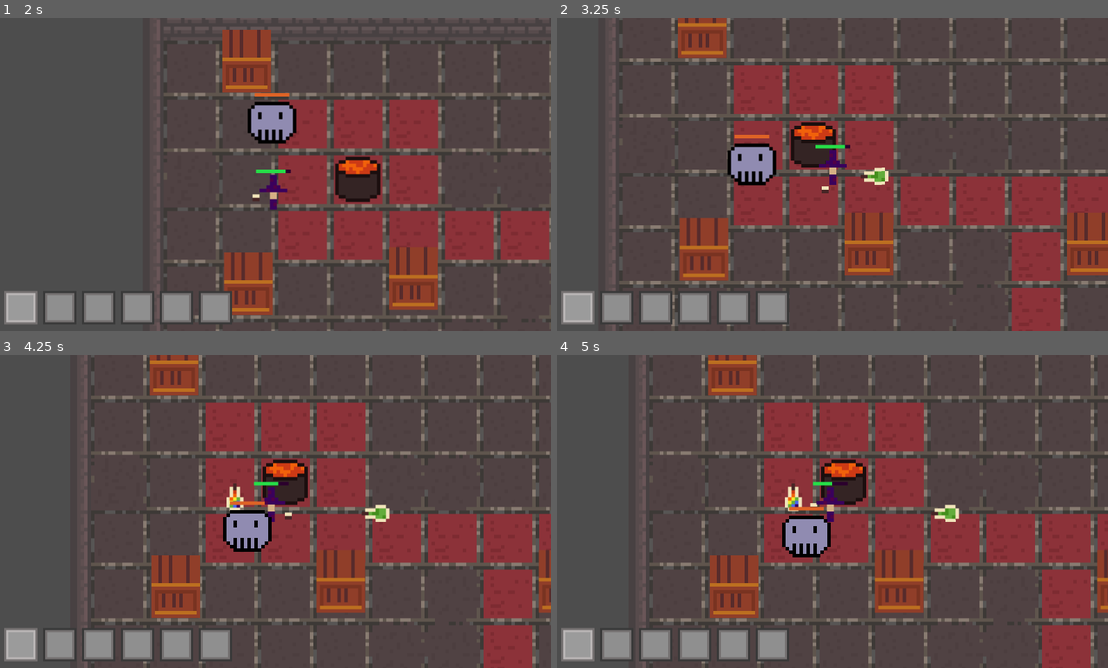
Above: before the commit, frames 1-4 (two rows, left to right).
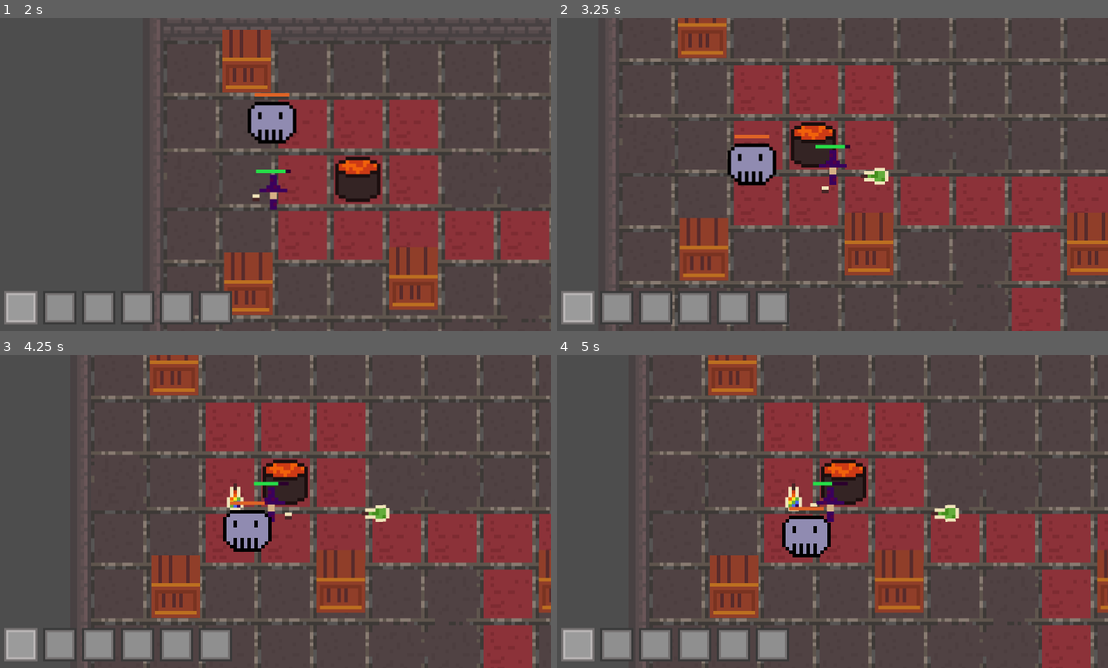
Above: after the commit, the same moments.

Repository: chluebi/ludum-dare-58
Game: Godot game, scene res://main.tscn
The game is run twice, just before and just after one commit, with the same random seed, the same clock (stepped at 60 frames per second) and the same inputs.
Inputs (mouse positions are in pixels of both pictures, inside the frame that each line leads up to):
- Up to frame 1 (2 s): move the mouse to (396, 158) at 0.52 s; hold D (move_right) 0.53-1.28 s; tap Q (throw) at 0.6, 1.55 s; move the mouse to (159, 190) at 1.27 s; hold S (move_down) from 1.28 s (still down); tap F (drink) at 1.35 s
- Up to frame 2 (3.25 s): move the mouse to (887, 105) at 2.02 s; release S (move_down) at 2.03 s; press the mouse at (887, 105) at 2.03 s; hold D (move_right) 2.03-2.78 s; tap Q (throw) at 2.3, 2.85 s; move the mouse to (804, 237) at 2.77 s; release the mouse at (804, 237) at 2.78 s; hold W (move_up) from 2.78 s (still down)
- Up to frame 3 (4.25 s): move the mouse to (440, 558) at 3.52 s; release W (move_up) at 3.53 s; hold A (move_left) from 3.53 s (still down); tap Q (throw) at 3.6 s
- Up to frame 4 (5 s): keep holding A (move_left); move the mouse to (661, 464) at 4.27 s; tap F (drink) at 4.35 s; tap Q (throw) at 4.55 s

Frame 1 is identical in both runs. In frame 2, less than 0.1% of the frame differs, in the area x 55-60%, y 47-54%; in frame 3, less than 0.1%; in frame 4, less than 0.1%, in the area x 41-74%, y 41-54%.

Commit message:
renamed potion_sprite to item_sprite, cleaned up some things

Diff:
--- a/potion_sprite.gd
+++ b/item_sprite.gd
@@ -5,10 +5,12 @@
 
 
 func set_item_type(t: Constants.item_type):
+	region_enabled = true
 	if t <= Constants.item_type.empty:
 		var x = t * 4.0 + 0.1
-		region_rect = Rect2(x, 0, 4.9, 8.0)
+		region_rect = Rect2(x, 10.0, 4.8, 8.0)
 	else:
+		print("unknown")
 		var x = Constants.item_type.empty * 4.0 + 0.1
 		var y = (t - Constants.item_type.empty) * 8.0 + 0.1
 		region_rect = Rect2(x, y, 4.9, 7.9)
--- /dev/null
+++ b/item_sprite.tscn
@@ -0,0 +1,14 @@
+[gd_scene load_steps=4 format=3 uid="uid://byf16yhs85nnc"]
+
+[ext_resource type="Texture2D" uid="uid://bfygts20gb638" path="res://big-sheet.png" id="1_7mxwa"]
+[ext_resource type="Script" uid="uid://cm88000epeljp" path="res://item_sprite.gd" id="2_0bwhr"]
+
+[sub_resource type="AtlasTexture" id="AtlasTexture_7mxwa"]
+atlas = ExtResource("1_7mxwa")
+
+[node name="sprite" type="Sprite2D"]
+scale = Vector2(10, 10)
+texture = SubResource("AtlasTexture_7mxwa")
+region_enabled = true
+region_rect = Rect2(0.1, 10, 4.8, 8)
+script = ExtResource("2_0bwhr")
--- a/potion.tscn
+++ b/potion.tscn
@@ -1,12 +1,7 @@
-[gd_scene load_steps=6 format=3 uid="uid://c0f2pjqc3hhvo"]
+[gd_scene load_steps=4 format=3 uid="uid://c0f2pjqc3hhvo"]
 
-[ext_resource type="Script" uid="uid://c14k57glxcn2a" path="res://potion.gd" id="1_174ht"]
-[ext_resource type="Texture2D" uid="uid://bfygts20gb638" path="res://big-sheet.png" id="1_bcips"]
-[ext_resource type="Script" uid="uid://cm88000epeljp" path="res://potion_sprite.gd" id="3_8parx"]
-
-[sub_resource type="AtlasTexture" id="AtlasTexture_174ht"]
-atlas = ExtResource("1_bcips")
-region = Rect2(0, 10, 29, 8)
+[ext_resource type="Script" uid="uid://c14k57glxcn2a" path="res://potion_pickup.gd" id="1_174ht"]
+[ext_resource type="PackedScene" uid="uid://byf16yhs85nnc" path="res://item_sprite.tscn" id="2_174ht"]
 
 [sub_resource type="CircleShape2D" id="CircleShape2D_174ht"]
 radius = 59.008472
@@ -17,13 +12,9 @@
 mass = 0.1
 gravity_scale = 0.0
 script = ExtResource("1_174ht")
+type = null
 
-[node name="sprite" type="Sprite2D" parent="."]
-scale = Vector2(10, 10)
-texture = SubResource("AtlasTexture_174ht")
-region_enabled = true
-region_rect = Rect2(0, 0, 5, 8)
-script = ExtResource("3_8parx")
+[node name="Pickup" type="CollisionShape2D" parent="."]
+shape = SubResource("CircleShape2D_174ht")
 
-[node name="CollisionShape2D" type="CollisionShape2D" parent="."]
-shape = SubResource("CircleShape2D_174ht")
+[node name="potion" parent="." instance=ExtResource("2_174ht")]
--- a/potion_bar.tscn
+++ b/potion_bar.tscn
@@ -1,7 +1,7 @@
 [gd_scene load_steps=3 format=3 uid="uid://c0jaaf2cycxie"]
 
 [ext_resource type="Script" uid="uid://c4gqiunrmpee0" path="res://potion_bar.gd" id="1_fmjmd"]
-[ext_resource type="PackedScene" uid="uid://byf16yhs85nnc" path="res://potion_sprite.tscn" id="3_66aws"]
+[ext_resource type="PackedScene" uid="uid://byf16yhs85nnc" path="res://item_sprite.tscn" id="3_66aws"]
 
 [node name="PotionBar" type="HBoxContainer"]
 offset_right = 292.0
@@ -30,7 +30,7 @@
 layout_mode = 2
 
 [node name="potion" parent="ColorRect/PotionBarElements/Icon" instance=ExtResource("3_66aws")]
-position = Vector2(23, 29)
+position = Vector2(20, 30)
 scale = Vector2(5, 5)
 
 [node name="ProgressBar" type="ProgressBar" parent="ColorRect/PotionBarElements"]
--- a/potion.gd
+++ b/potion_pickup.gd
@@ -1,13 +1,12 @@
 extends RigidBody2D
 
 @export var type: Constants.item_type
-@onready var sprite = $sprite
 @onready var pickup = $Pickup
 
 var throw_cooldown = 0
 
 func _ready() -> void:
-	set_potion_type(type)
+	$sprite.set_item_type(type)
 	pickup.body_entered.connect(on_pickup)
 
 func _process(delta: float) -> void:
@@ -27,8 +26,7 @@
 
 func set_potion_type(t: Constants.item_type):
 	type = t
-	if is_node_ready():
-		sprite.set_item_type(t)
+	$sprite.set_item_type(t)
 
 
 func on_pickup(body: Node):
--- a/potion_pickup.tscn
+++ b/potion_pickup.tscn
@@ -1,7 +1,7 @@
 [gd_scene load_steps=5 format=3 uid="uid://c6888bgnahqbh"]
 
-[ext_resource type="Script" uid="uid://c14k57glxcn2a" path="res://potion.gd" id="1_f5fje"]
-[ext_resource type="PackedScene" uid="uid://byf16yhs85nnc" path="res://potion_sprite.tscn" id="2_d2ggp"]
+[ext_resource type="Script" uid="uid://c14k57glxcn2a" path="res://potion_pickup.gd" id="1_f5fje"]
+[ext_resource type="PackedScene" uid="uid://byf16yhs85nnc" path="res://item_sprite.tscn" id="2_d2ggp"]
 
 [sub_resource type="RectangleShape2D" id="RectangleShape2D_f5fje"]
 size = Vector2(49, 71)
@@ -9,14 +9,12 @@
 [sub_resource type="CircleShape2D" id="CircleShape2D_174ht"]
 radius = 59.008472
 
-[node name="potion" type="RigidBody2D"]
+[node name="potion_pickup" type="RigidBody2D"]
 collision_layer = 8
 collision_mask = 11
 mass = 0.1
 gravity_scale = 0.0
 script = ExtResource("1_f5fje")
-
-[node name="sprite" parent="." instance=ExtResource("2_d2ggp")]
 
 [node name="CollisionShape2D" type="CollisionShape2D" parent="."]
 position = Vector2(0.5, 5.5)
@@ -28,3 +26,5 @@
 
 [node name="CollisionShape2D" type="CollisionShape2D" parent="Pickup"]
 shape = SubResource("CircleShape2D_174ht")
+
+[node name="sprite" parent="." instance=ExtResource("2_d2ggp")]
--- a/potion_sprite.tscn
+++ /dev/null
@@ -1,19 +0,0 @@
-[gd_scene load_steps=5 format=3 uid="uid://byf16yhs85nnc"]
-
-[ext_resource type="Texture2D" uid="uid://bfygts20gb638" path="res://big-sheet.png" id="1_ui28u"]
-[ext_resource type="Script" uid="uid://cm88000epeljp" path="res://potion_sprite.gd" id="2_cqo5i"]
-
-[sub_resource type="AtlasTexture" id="AtlasTexture_f65a1"]
-atlas = ExtResource("1_ui28u")
-region = Rect2(0, 10, 33, 54)
-
-[sub_resource type="AtlasTexture" id="AtlasTexture_cqo5i"]
-atlas = SubResource("AtlasTexture_f65a1")
-region = Rect2(0, 0, 33, 54)
-
-[node name="sprite" type="Sprite2D"]
-scale = Vector2(10, 10)
-texture = SubResource("AtlasTexture_cqo5i")
-region_enabled = true
-region_rect = Rect2(0.1, 0, 4.8, 8)
-script = ExtResource("2_cqo5i")
--- a/slot.gd
+++ b/slot.gd
@@ -2,7 +2,6 @@
 
 
 
-const POTION_SCENE = preload("res://potion.tscn")
 
 
 func setup(slot_index: int, is_empty: bool, potion_type: Constants.item_type, selected: bool) -> void:
--- a/slot.tscn
+++ b/slot.tscn
@@ -3,7 +3,7 @@
 [ext_resource type="Texture2D" uid="uid://jogymqu084i3" path="res://Slot1.png" id="1_khion"]
 [ext_resource type="Texture2D" uid="uid://du6a2n7molvi6" path="res://Slot2.png" id="2_hiqfk"]
 [ext_resource type="Script" uid="uid://dkb32lw63brgl" path="res://slot.gd" id="3_hiqfk"]
-[ext_resource type="PackedScene" uid="uid://byf16yhs85nnc" path="res://potion_sprite.tscn" id="4_8ag6o"]
+[ext_resource type="PackedScene" uid="uid://byf16yhs85nnc" path="res://item_sprite.tscn" id="4_8ag6o"]
 
 [sub_resource type="SpriteFrames" id="SpriteFrames_1xsix"]
 animations = [{
Renamed: potion_sprite.gd.uid -> item_sprite.gd.uid
Renamed: potion.gd.uid -> potion_pickup.gd.uid
